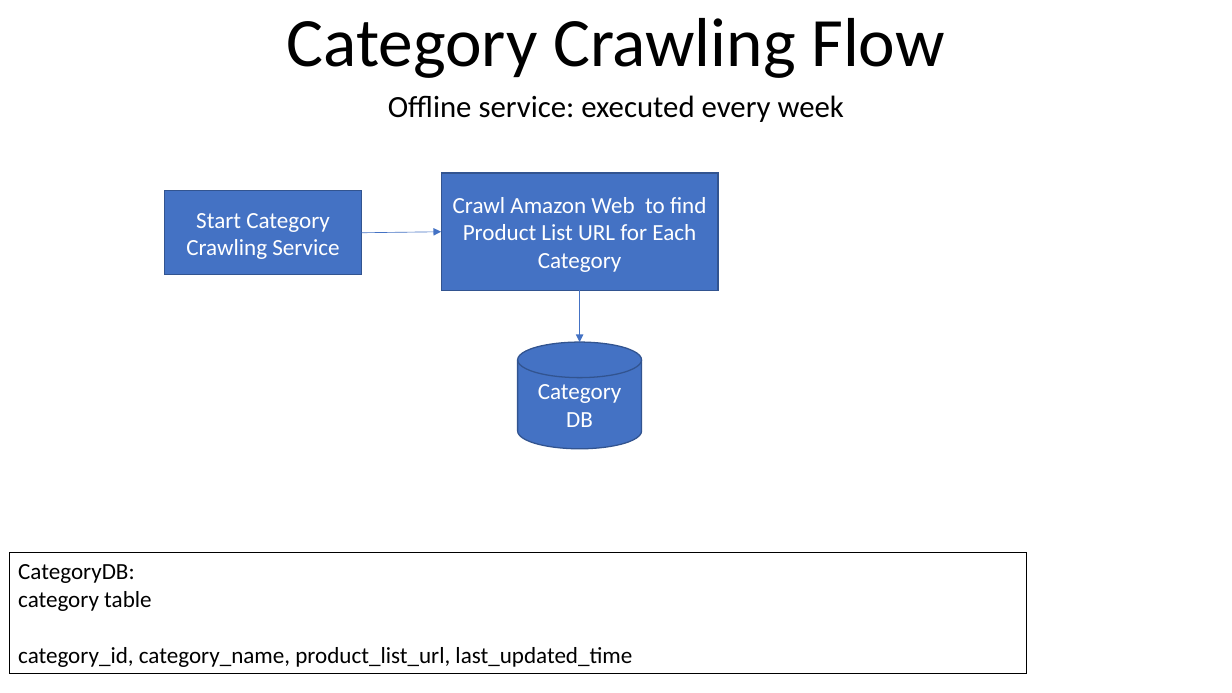
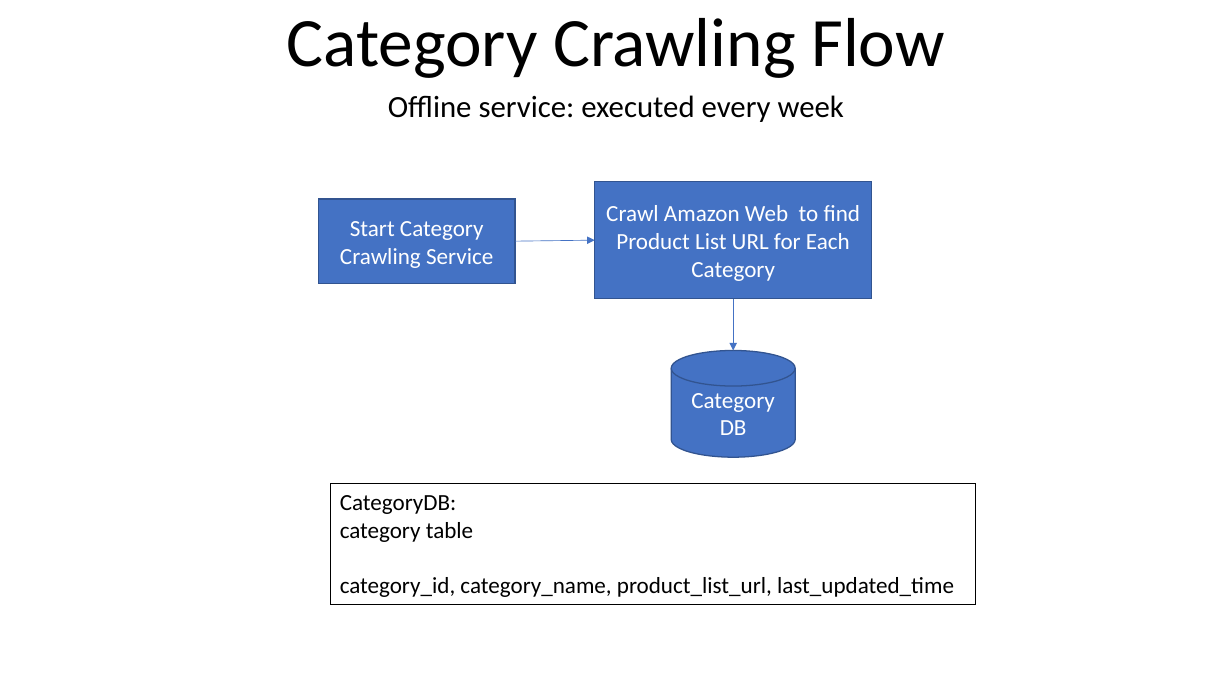
Before and after one commit to youhusky/price-monitoring-system, a slide deck: slide 1 of PriceMoinitoringDesign.pptx. Drawn at 1232x693 pixels with LibreOffice and Linux fonts; fonts in the diff are those of the drawing. Boxes give left, top, right and bottom in pixels: in the first picture for what was removed or moved away, otherwise in the second. Text is boxed around its words. In the diff, an @@ line names an element or a change of style, - is before the commit and + after.

```diff
--- a/PriceMoinitoringDesign.pptx
+++ b/PriceMoinitoringDesign.pptx
@@ 2 rectangles, 2 arrows, 1 cylinder: place and size @@
-2 rectangles, 2 arrows, 1 cylinder at [165,173,718,448]
+2 rectangles, 2 arrows, 1 cylinder at [319,181,872,457]
@@ rectangle "CategoryDB:": place and size @@
-rectangle "CategoryDB:" at [9,553,1027,674]
+rectangle "CategoryDB:" at [331,483,976,604]
```
Also in this commit, not shown: 5 other slides changed, 8 other files.
